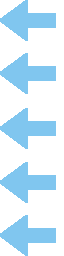
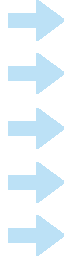
Layers edited between the first and the second 64×256 image:
removed layer "Pasted Layer" over [0, 162, 56, 203]
"Background": opacity 100% → 53%, painted on it over [0, 0, 64, 256]
